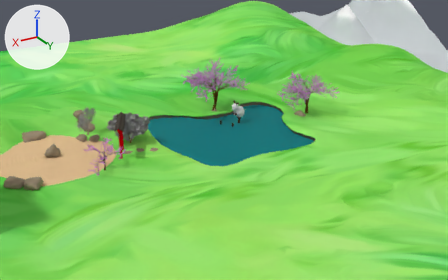
One commit to the Blender file 04-Shots/dh-shot3_nahaufnahmeAugen.blend: the scene before it, then after it.
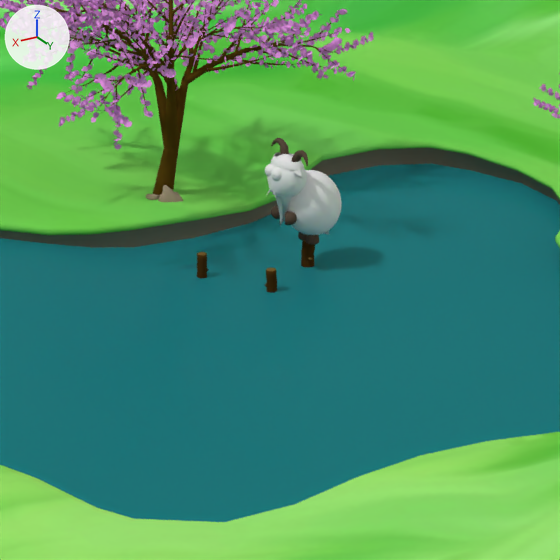
Each version appears first from a 50 mm camera at (6.64, 10.56, 4.78) aimed at (0.44, 0.23, -0.38), and next in a close-up on the part from 42% to 63% of the width and 27% to 62% of the height. Every picture has the same lights, and +X, +Y and +Z are marked at upper left.

Objects in the first close-up: 'JAPANISCHE_ZIEGE', 'KIRSCHBAUM.002', 'Plane', 'Wasser'.
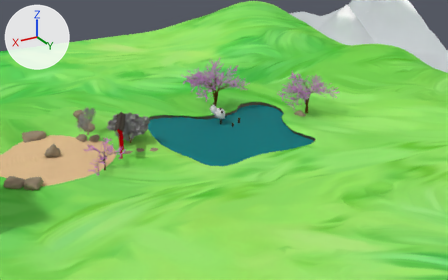
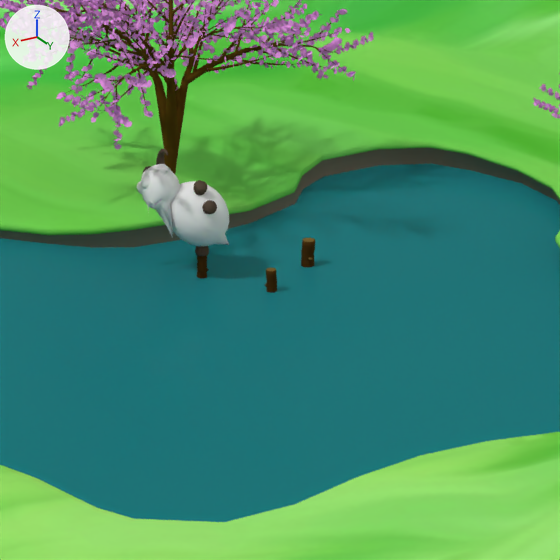
The change, as a diff of the scene's bpy script:
```diff
--- a/04-Shots/dh-shot3_nahaufnahmeAugen.blend.py
+++ b/04-Shots/dh-shot3_nahaufnahmeAugen.blend.py
@@ ob_japanische_ziege @@
 ob_japanische_ziege = bpy.data.objects.new('JAPANISCHE_ZIEGE', None)
-ob_japanische_ziege.location = (0.077, 0.174, 0.025)
+ob_japanische_ziege.location = (0.465, 0.112, 0.006)
 ob_japanische_ziege.scale = (0.165, 0.165, 0.165)
@@ ob_cone_001 @@
 ob_cone_001 = bpy.data.objects.new('Cone.001', me_cone_001)
-ob_cone_001.location = (0.726, 0.16, 1.213)
+ob_cone_001.location = (0.788, -0.588, 1.274)
 ob_cone_001.rotation_euler = (-0.698, 3.142, 0.0)  # degrees (-40, 180, 0)
@@ ob_cylinder @@
 ob_cylinder = bpy.data.objects.new('Cylinder', me_cylinder)
-ob_cylinder.location = (0.255, -0.234, 2.047)
-ob_cylinder.rotation_euler = (0.367, -0.182, 0.0)  # degrees (21, -10, 0)
+ob_cylinder.location = (0.317, -1.441, 1.627)
+ob_cylinder.rotation_euler = (1.112, -0.134, -0.123)  # degrees (64, -7.7, -7)
 ob_cylinder.scale = (0.0979, 0.0979, 0.0979)
@@ ob_cylinder_001 @@
 ob_cylinder_001 = bpy.data.objects.new('Cylinder.001', me_cylinder_001)
-ob_cylinder_001.location = (0.255, 0.247, 2.047)
-ob_cylinder_001.rotation_euler = (-2.796, -3.322, -0.119)  # degrees (-160, -190, -6.8)
+ob_cylinder_001.location = (0.317, -1.084, 1.95)
+ob_cylinder_001.rotation_euler = (-3.528, -3.196, -0.209)  # degrees (-202, -183, -12)
 ob_cylinder_001.scale = (0.0979, 0.0979, 0.0979)
@@ ob_cylinder_002 @@
 ob_cylinder_002 = bpy.data.objects.new('Cylinder.002', me_cylinder_002)
-ob_cylinder_002.location = (0.412, 0.253, 0.685)
+ob_cylinder_002.location = (-0.162, -0.204, 1.575)
 ob_cylinder_002.rotation_euler = (-0.698, -1.571, 0.0)  # degrees (-40, -90, 0)
@@ ob_cylinder_003 @@
 ob_cylinder_003 = bpy.data.objects.new('Cylinder.003', me_cylinder_003)
-ob_cylinder_003.location = (0.377, -0.253, 0.683)
+ob_cylinder_003.location = (-0.000717, -1.029, 0.591)
 ob_cylinder_003.rotation_euler = (0.698, -1.571, 0.0)  # degrees (40, -90, 0)
@@ ob_cylinder_004 @@
 ob_cylinder_004 = bpy.data.objects.new('Cylinder.004', me_cylinder_004)
-ob_cylinder_004.location = (-0.241, 0.153, 0.094)
+ob_cylinder_004.location = (-0.179, 0.128, 1.218)
@@ ob_cylinder_005 @@
 ob_cylinder_005 = bpy.data.objects.new('Cylinder.005', me_cylinder_005)
-ob_cylinder_005.location = (-0.241, -0.153, 0.094)
+ob_cylinder_005.location = (-0.246, -0.262, 0.137)
@@ ob_cylinder_006 @@
 ob_cylinder_006 = bpy.data.objects.new('Cylinder.006', me_cylinder_008)
-ob_cylinder_006.location = (0.323, 0.0, 1.987)
+ob_cylinder_006.location = (0.385, -1.227, 1.74)
+ob_cylinder_006.rotation_euler = (0.737, 0.0, 0.0)  # degrees (42, 0, 0)
 ob_cylinder_006.scale = (0.354, 0.459, 0.111)
@@ ob_sphere @@
 ob_sphere = bpy.data.objects.new('Sphere', me_sphere_002)
-ob_sphere.location = (0.352, 0.0, 1.593)
-ob_sphere.rotation_euler = (0.0, -0.182, 0.0)  # degrees (0, -10, 0)
+ob_sphere.location = (0.414, -0.962, 1.448)
+ob_sphere.rotation_euler = (0.745, -0.134, -0.123)  # degrees (43, -7.7, -7)
 ob_sphere.scale = (0.402, 0.463, 0.463)
@@ ob_sphere_001 @@
 ob_sphere_001 = bpy.data.objects.new('Sphere.001', me_sphere_003)
-ob_sphere_001.location = (-0.301, 0.0, 0.831)
-ob_sphere_001.rotation_euler = (0.0, -1.178, 0.0)  # degrees (0, -67, 0)
+ob_sphere_001.location = (-0.238, -0.45, 0.884)
+ob_sphere_001.rotation_euler = (1.172, -0.754, -1.018)  # degrees (67, -43, -58)
 ob_sphere_001.scale = (0.757, 0.629, 0.663)
@@ ob_sphere_002 @@
 ob_sphere_002 = bpy.data.objects.new('Sphere.002', me_sphere_004)
-ob_sphere_002.location = (0.645, -0.13, 1.716)
-ob_sphere_002.rotation_euler = (0.000542, -0.182, -0.003)  # degrees (0, -10, -0.2)
+ob_sphere_002.location = (0.708, -1.141, 1.452)
+ob_sphere_002.rotation_euler = (0.745, -0.132, -0.125)  # degrees (43, -7.6, -7.2)
 ob_sphere_002.scale = (0.148, 0.148, 0.148)
@@ ob_sphere_003 @@
 ob_sphere_003 = bpy.data.objects.new('Sphere.003', me_sphere_005)
-ob_sphere_003.location = (0.645, -0.134, 1.716)
-ob_sphere_003.rotation_euler = (-0.088, -0.129, 0.0114)  # degrees (-5, -7.4, 0.7)
+ob_sphere_003.location = (0.708, -1.15, 1.457)
+ob_sphere_003.rotation_euler = (0.653, -0.103, -0.0789)  # degrees (37, -5.9, -4.5)
 ob_sphere_003.scale = (0.157, 0.157, 0.157)
@@ ob_sphere_004 @@
 ob_sphere_004 = bpy.data.objects.new('Sphere.004', me_sphere_006)
-ob_sphere_004.location = (0.645, -0.134, 1.716)
-ob_sphere_004.rotation_euler = (-0.0873, -0.0409, 0.00358)  # degrees (-5, -2.3, 0.2)
+ob_sphere_004.location = (0.7, -1.146, 1.452)
+ob_sphere_004.rotation_euler = (0.764, 0.508, 0.436)  # degrees (44, 29, 25)
 ob_sphere_004.scale = (0.157, 0.157, 0.157)
@@ ob_sphere_005 @@
 ob_sphere_005 = bpy.data.objects.new('Sphere.005', me_sphere_010)
-ob_sphere_005.location = (0.645, 0.124, 1.716)
-ob_sphere_005.rotation_euler = (0.0873, -0.0409, -0.00358)  # degrees (5, -2.3, -0.2)
+ob_sphere_005.location = (0.7, -0.955, 1.625)
+ob_sphere_005.rotation_euler = (0.938, 0.428, 0.515)  # degrees (54, 25, 30)
 ob_sphere_005.scale = (0.157, 0.157, 0.157)
@@ ob_sphere_006 @@
 ob_sphere_006 = bpy.data.objects.new('Sphere.006', me_sphere_011)
-ob_sphere_006.location = (0.645, 0.124, 1.716)
-ob_sphere_006.rotation_euler = (0.088, -0.129, -0.0114)  # degrees (5, -7.4, -0.7)
+ob_sphere_006.location = (0.708, -0.96, 1.629)
+ob_sphere_006.rotation_euler = (0.828, -0.0882, -0.0956)  # degrees (47, -5.1, -5.5)
 ob_sphere_006.scale = (0.157, 0.157, 0.157)
@@ ob_sphere_007 @@
 ob_sphere_007 = bpy.data.objects.new('Sphere.007', me_sphere_012)
-ob_sphere_007.location = (0.645, 0.12, 1.716)
-ob_sphere_007.rotation_euler = (0.0, -0.182, 0.0)  # degrees (0, -10, 0)
+ob_sphere_007.location = (0.708, -0.956, 1.62)
+ob_sphere_007.rotation_euler = (0.745, -0.134, -0.123)  # degrees (43, -7.7, -7)
 ob_sphere_007.scale = (0.148, 0.148, 0.148)
```

What differs and where, as boxes (x1, y1, x2, y2) in the close-ups (560 x 560 px):
'JAPANISCHE_ZIEGE', moved, turned
    before: (265, 138, 342, 245)
    after: (136, 149, 229, 256)
